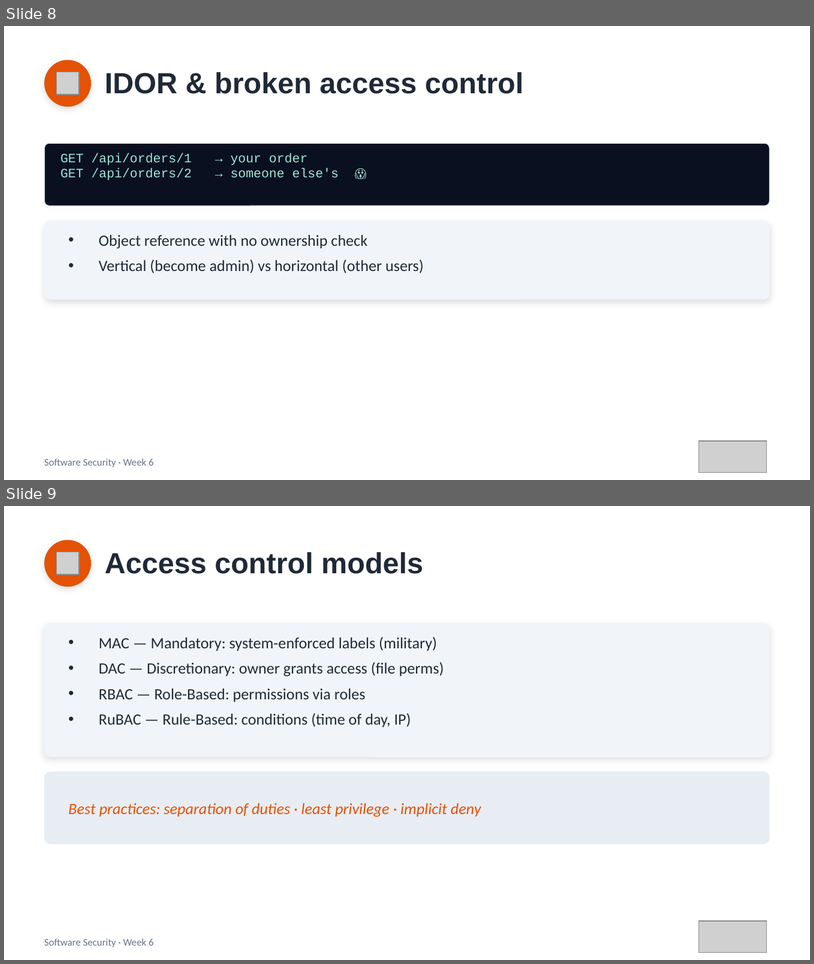
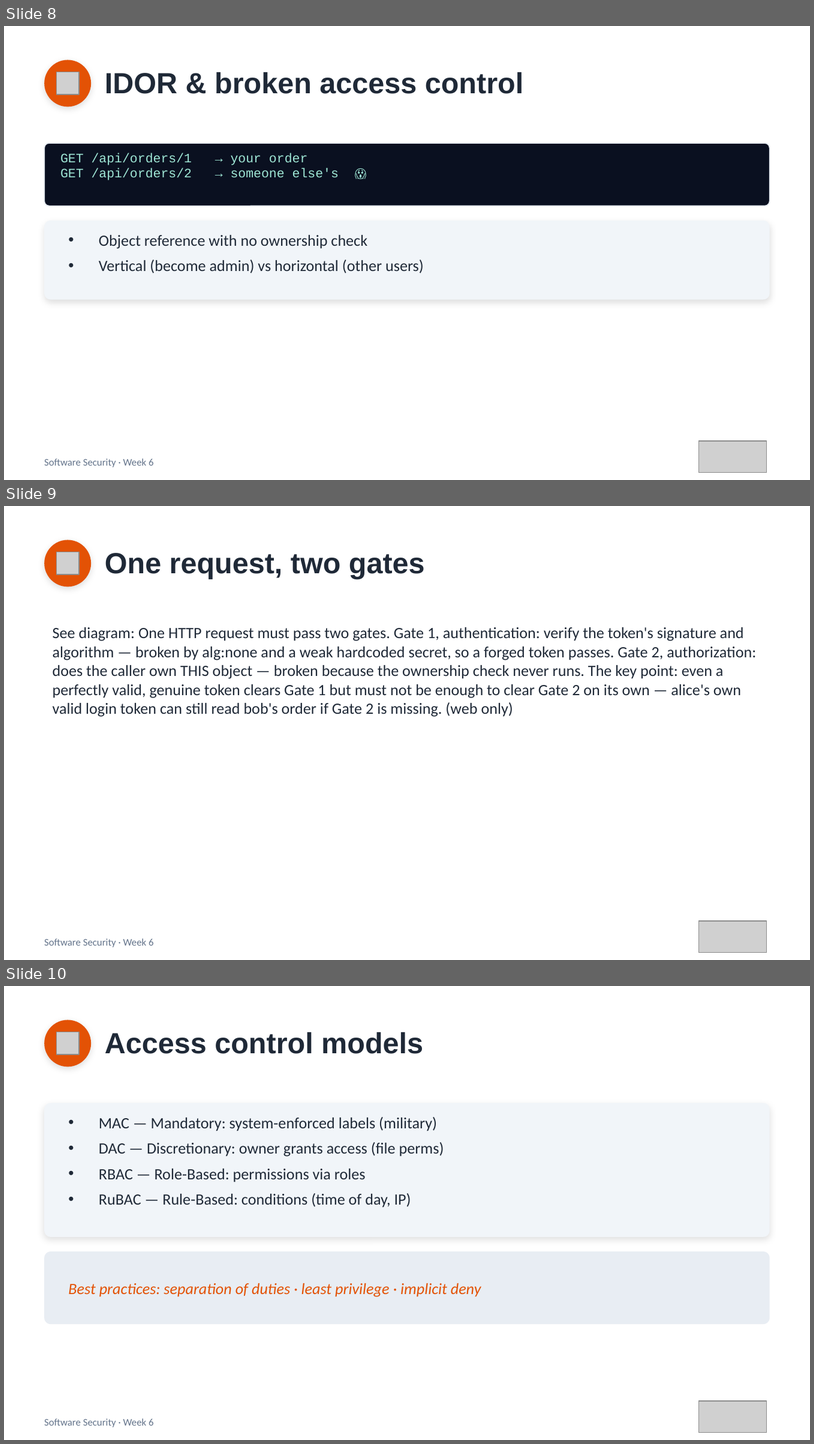
Before and after one commit to 6531503085Sutapat/software-security, a slide deck: slides/pptx/week06.pptx. Shown one above the other, each under a label of ours: slides 8 and 9 before the commit, slides 8, 9 and 10 after it. The pictures are 814x964 and 814x1444 pixels, drawn with LibreOffice and Linux fonts; fonts in the diff are those of the drawing; grey boxes stand for pictures. Boxes give left, top, right and bottom in pixels: in the first picture for what was removed or moved away, otherwise in the second. Text is boxed around its words. In the diff, an @@ line names an element or a change of style, - is before the commit and + after.

```diff
--- a/slides/pptx/week06.pptx
+++ b/slides/pptx/week06.pptx
@@ slide 9 added at <box>4,506,810,960</box>, background #FFFFFF @@
@@ ellipse added at <box>44,540,91,586</box>, fill #E35205 @@
@@ picture added at <box>56,552,79,574</box> @@
@@ text added at <box>105,553,425,579</box>, 26 pt, text #1F2937, bold @@
+One request, two gates
@@ text added at <box>53,627,756,717</box>, 14 pt, text #1F2937 @@
+See diagram: One HTTP request must pass two gates. Gate 1, authentication: verify the token's signature and algorithm — broken by alg:none and a weak hardcoded secret, so a forged token passes. Gate 2, authorization: does the caller own THIS object — broken because the ownership check never runs. The key point: even a perfectly valid, genuine token clears Gate 1 but must not be enough to clear Gate 2 on its own — alice's own valid login token can still read bob's order if Gate 2 is missing. (web only)
@@ picture added at <box>699,921,767,952</box> @@
@@ text added at <box>44,938,154,947</box>, 9 pt, text #64748B @@
+Software Security · Week 6
@@ what was slide 9 is now slide 10 @@
```
Also in this commit, not shown: 1 slide changed, 9 other files.
